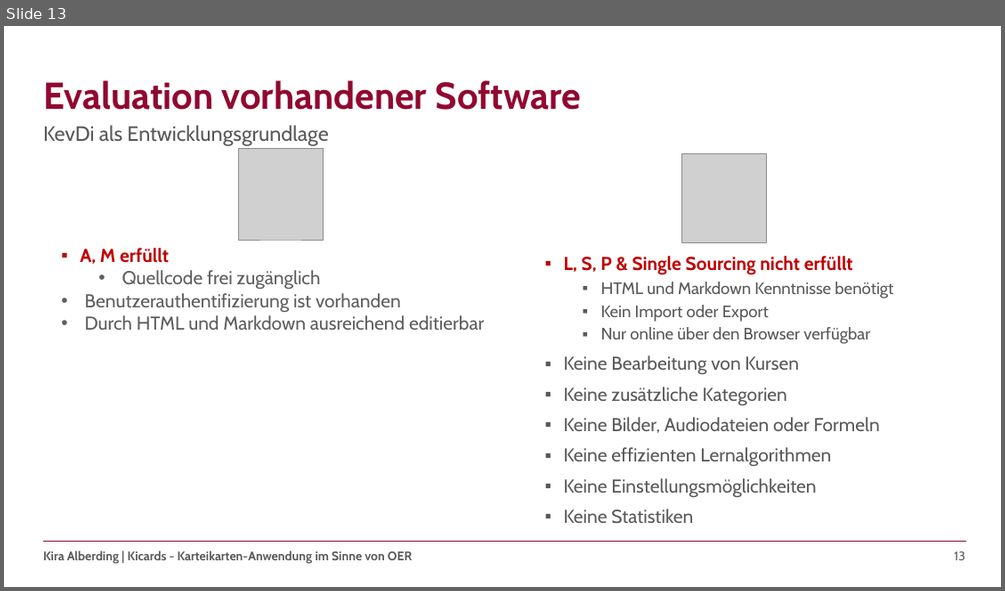
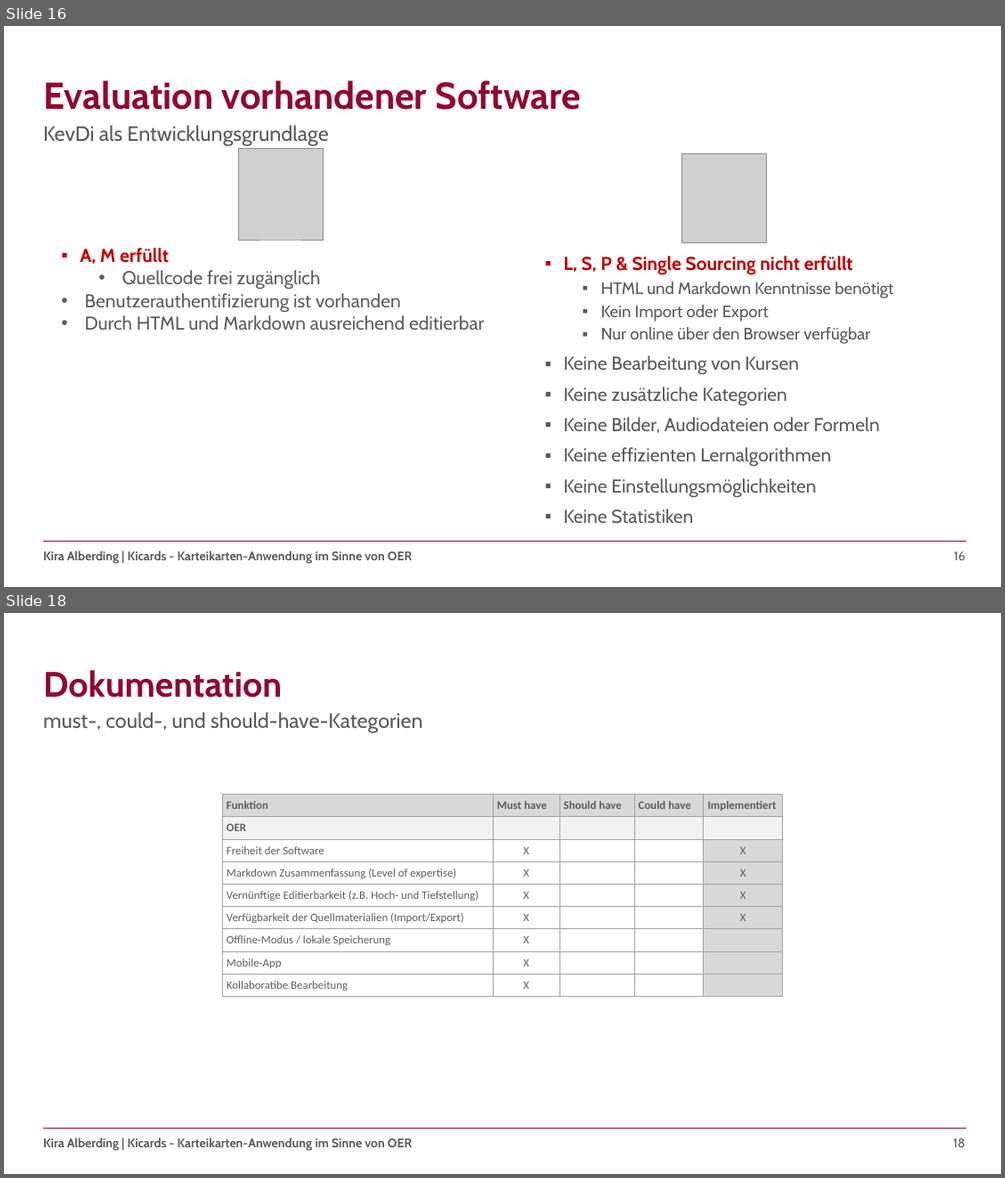
Before and after one commit to kalbe09/SeminararbeitOER, a slide deck: Seminararbeit - Präsentation.pptx. Shown one above the other, each under a label of ours: slide 13 before the commit, slides 16 and 18 after it; the slides between them are not shown. The pictures are 1005x591 and 1005x1178 pixels, drawn with LibreOffice and Linux fonts; fonts in the diff are those of the drawing; grey boxes stand for pictures; background and template pictures are left out. Boxes give left, top, right and bottom in pixels: in the first picture for what was removed or moved away, otherwise in the second. Text is boxed around its words. In the diff, an @@ line names an element or a change of style, - is before the commit and + after.

Commit message:
Dokumentation, Ende und paar Animationen

```diff
--- a/Seminararbeit - Präsentation.pptx
+++ b/Seminararbeit - Präsentation.pptx
@@ slide 18 added at box(4, 613, 1001, 1174), background #FFFFFF; not listed: 3 template elements that a slide beside it also shows @@
@@ title added at box(43, 670, 282, 698), 34 pt, text #910830, bold @@
+Dokumentation
@@ text added at box(43, 712, 422, 732), 20 pt, text #595959 @@
+must-, could-, und should-have-Kategorien
@@ table added at box(222, 794, 783, 994), 9 rows, 5 columns @@
+Funktion | Must have | Should have | Could have | Implementiert
+OER |  |  |  | 
+Freiheit der Software | X |  |  | X
+Markdown Zusammenfassung (Level of expertise) | X |  |  | X
+Vernünftige Editierbarkeit (z.B. Hoch- und Tiefstellung) | X |  |  | X
+Verfügbarkeit der Quellmaterialien (Import/Export) | X |  |  | X
+Offline-Modus / lokale Speicherung | X |  |  | 
+Mobile-App | X |  |  | 
+Kollaboratibe Bearbeitung | X |  |  | 
@@ what was slide 13 is now slide 16 @@
@@ page number at box(954, 551, 965, 560): text changed @@
-13
+16
```
Also in this commit, not shown: 4 slides changed, 12 other slides added, 5 slides removed.
